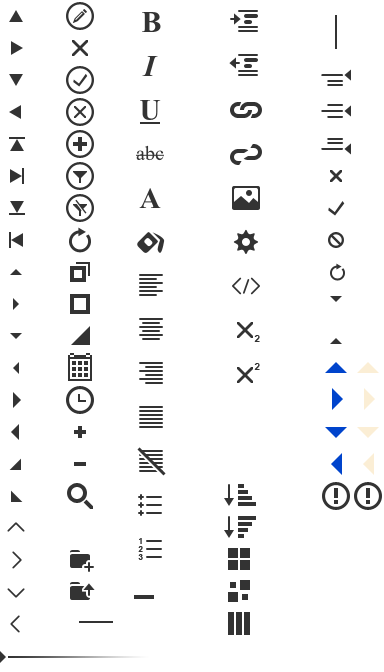
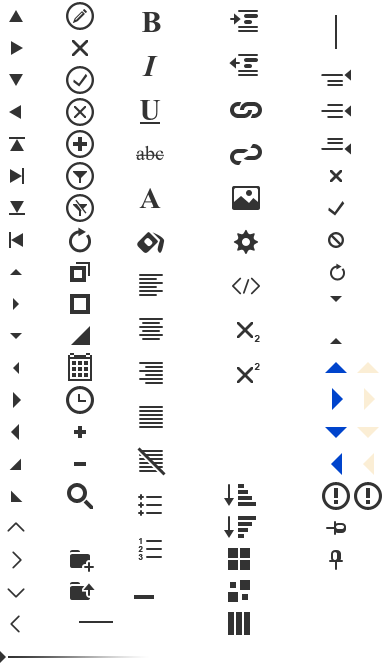
Before/after of a (384, 672) layered artwork. What changed in the layer stack:
added layer "unpin" in group "Widgets 2" over [329, 550, 343, 570]
added layer "pin" in group "Widgets 2" over [326, 521, 346, 535]
